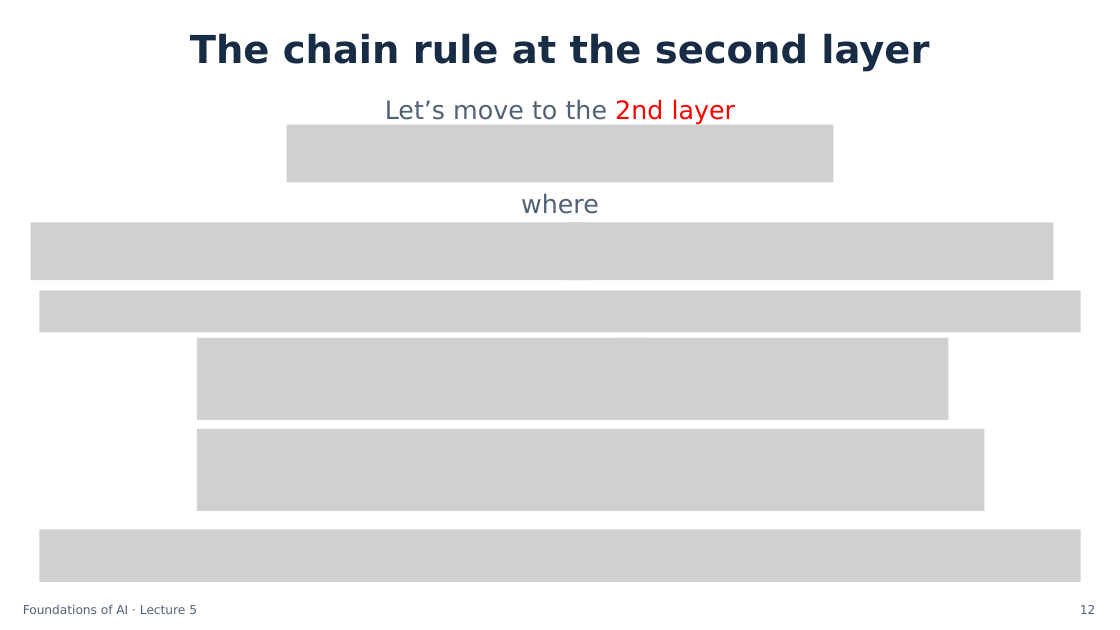
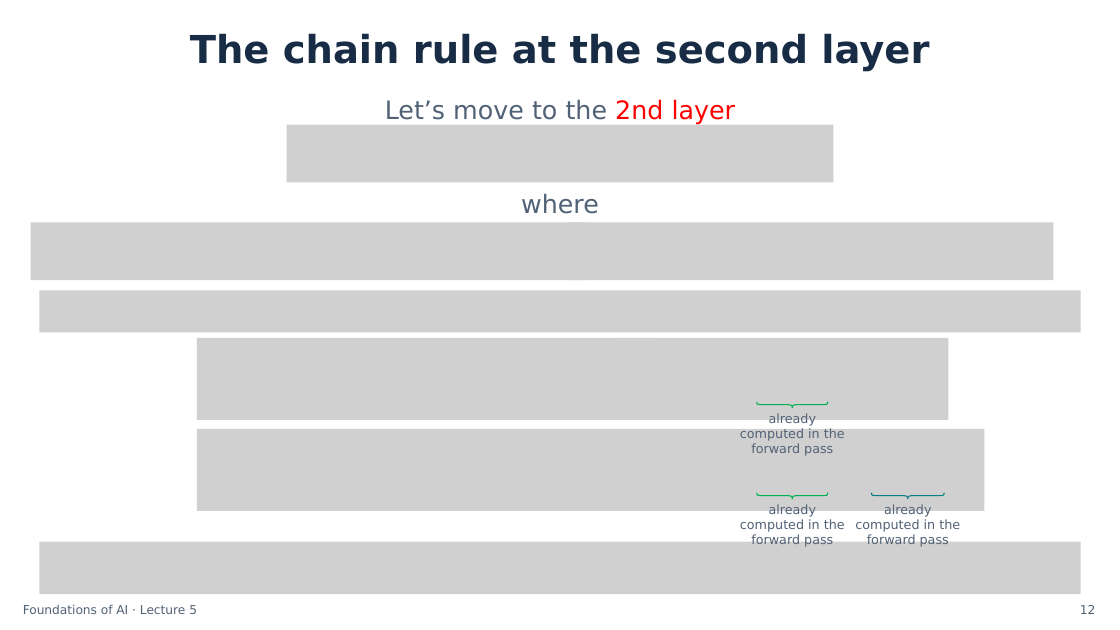
Before and after one commit to semtm0051/2026_27, a slide deck: slide 12 of Week_05/Slides/Week_05 - Slides.pptx. Drawn at 1120x630 pixels with LibreOffice and Linux fonts; fonts in the diff are those of the drawing; grey boxes stand for pictures. Boxes give left, top, right and bottom in pixels: in the first picture for what was removed or moved away, otherwise in the second. Text is boxed around its words. In the diff, an @@ line names an element or a change of style, - is before the commit and + after.

Commit message:
Update Week 5 backpropagation slides and matching PDF
Publish the current 40-slide version with consistent formula builds, a single wider-layer forward-pass screen, wider-network agenda wording, and no take-home slide.

```diff
--- a/Week_05/Slides/Week_05 - Slides.pptx
+++ b/Week_05/Slides/Week_05 - Slides.pptx
@@ text added at (740,413,845,456), 10.9 pt, text #526276 @@
+already
+computed in the
+forward pass
@@ freeform shape added at (757,402,828,408), outline #00B050 0.9 pt @@
@@ text added at (740,504,845,547), 10.9 pt, text #526276 @@
+already
+computed in the
+forward pass
@@ freeform shape added at (757,492,828,498), outline #00B050 0.9 pt @@
@@ text added at (855,504,960,547), 10.9 pt, text #526276 @@
+already
+computed in the
+forward pass
@@ freeform shape added at (872,492,944,498), outline #087F83 0.9 pt @@
@@ picture: place and size @@
-picture at (39,529,1081,581)
+picture at (39,542,1081,594)
```
Also in this commit, not shown: 12 other slides changed, 1 slide removed, 1 other file.
